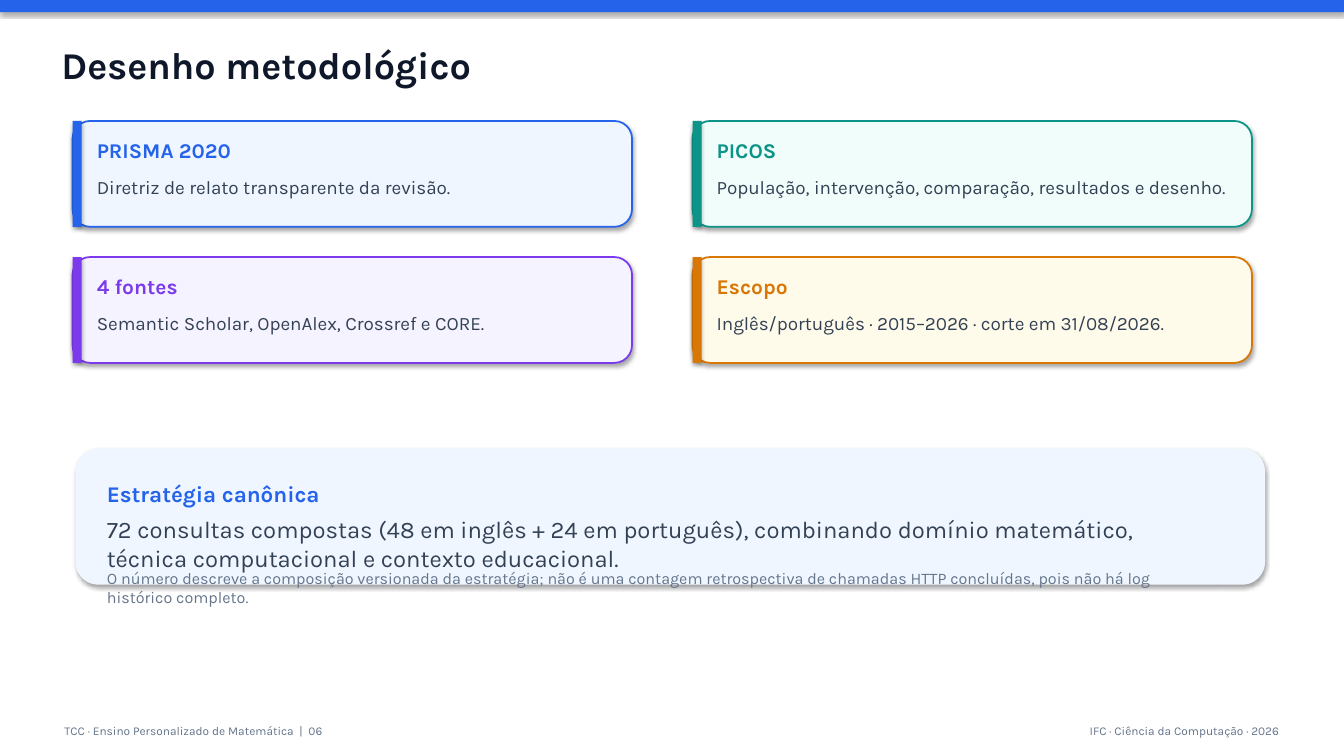
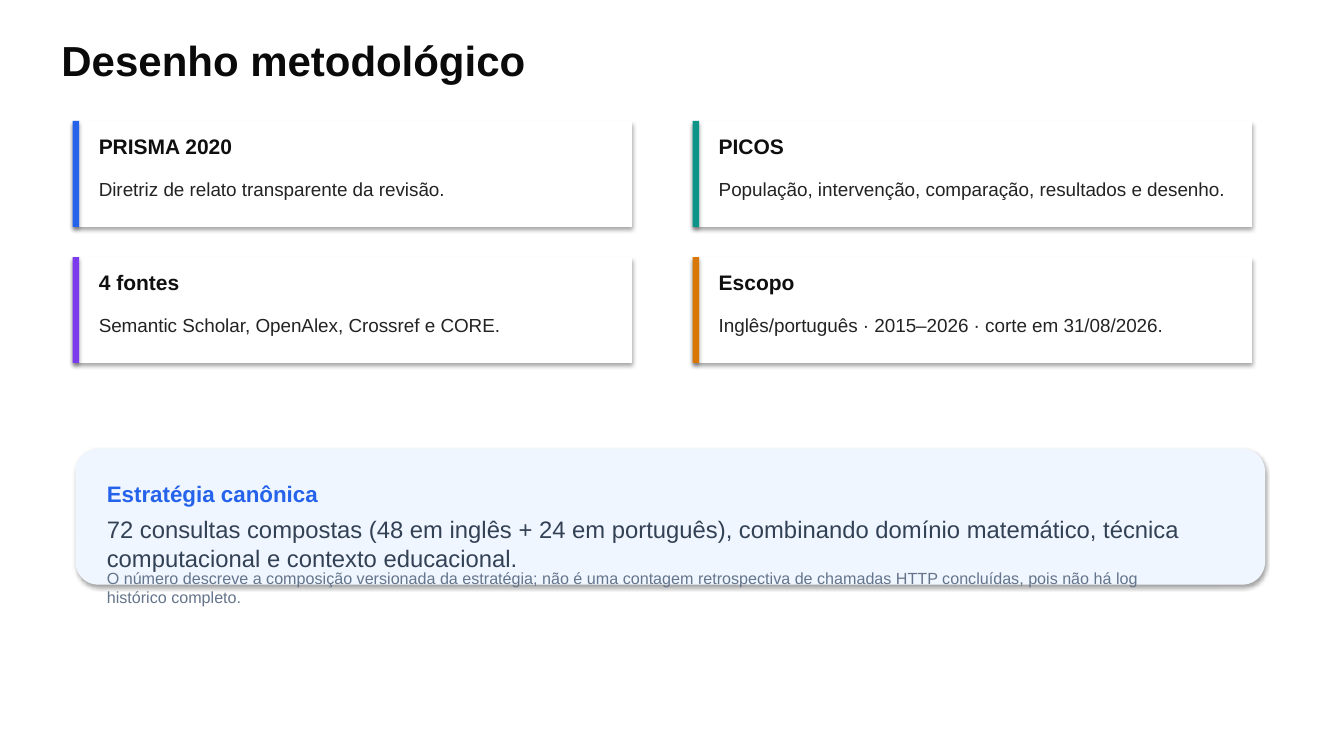
Before and after one commit to thalesfb/ccw, a slide deck: slide 6 of results/tcc/presentation/ensino_personalizado_de_matematica_tcc.pptx. Drawn at 1344x756 pixels with LibreOffice and Linux fonts; fonts in the diff are those of the drawing. Boxes give left, top, right and bottom in pixels: in the first picture for what was removed or moved away, otherwise in the second. Text is boxed around its words. In the diff, an @@ line names an element or a change of style, - is before the commit and + after.

Commit message:
🎨 style(presentation): align TCC deck with PTC visual language (#69)

```diff
--- a/results/tcc/presentation/ensino_personalizado_de_matematica_tcc.pptx
+++ b/results/tcc/presentation/ensino_personalizado_de_matematica_tcc.pptx
@@ rectangle removed at [0, 0, 1344, 12] @@
@@ text "Desenho metodológico" at [61, 45, 525, 84]: size 27 to 30 pt, font Karla to Arial, text colour #0F172A to #0A0A0A @@
@@ rounded rectangle removed at [73, 121, 632, 227] @@
@@ rectangle added at [73, 121, 632, 227], fill #FFFFFF @@
@@ text "PRISMA 2020" at [99, 139, 232, 155]: font Karla to Arial, text colour #2563EB to #0F0F0F @@
@@ rounded rectangle removed at [693, 121, 1252, 227] @@
@@ rectangle added at [693, 121, 1252, 227], fill #FFFFFF @@
@@ text "PICOS" at [719, 139, 784, 155]: font Karla to Arial, text colour #0D9488 to #0F0F0F @@
@@ font Karla to Arial, text colour #334155 to #232323 in 4 elements at [99, 182, 445, 200], [99, 318, 501, 336], [719, 318, 1163, 336], [719, 182, 1224, 200] @@
@@ rounded rectangle removed at [73, 257, 632, 363] @@
@@ rectangle added at [73, 257, 632, 363], fill #FFFFFF @@
@@ text "4 fontes" at [99, 274, 179, 291]: font Karla to Arial, text colour #7C3AED to #0F0F0F @@
@@ rounded rectangle removed at [693, 257, 1252, 363] @@
@@ rectangle added at [693, 257, 1252, 363], fill #FFFFFF @@
@@ text "Escopo" at [719, 275, 795, 294]: font Karla to Arial, text colour #D97706 to #0F0F0F @@
@@ font Karla to Arial in 3 elements at [107, 485, 318, 507], [107, 520, 1179, 573], [107, 571, 1138, 607] @@
@@ text removed at [64, 726, 322, 735] @@
-TCC · Ensino Personalizado de Matemática | 06
@@ text removed at [1090, 726, 1279, 738] @@
-IFC · Ciência da Computação · 2026
```
Also in this commit, not shown: 18 other slides changed, 2 other files.
